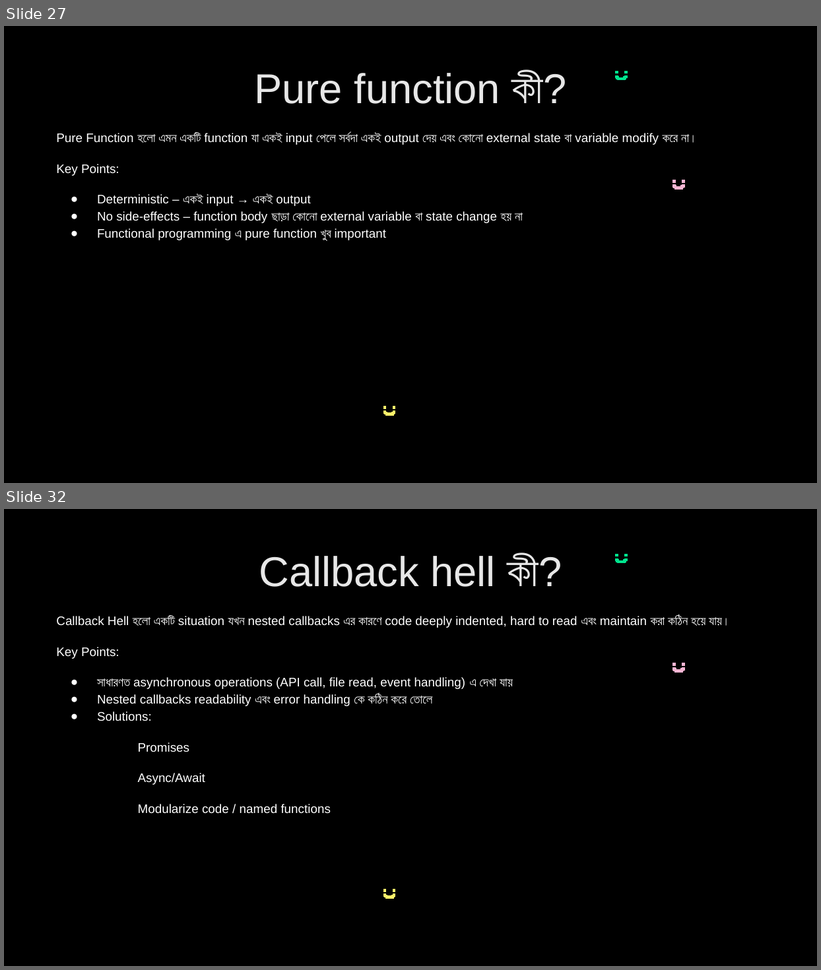
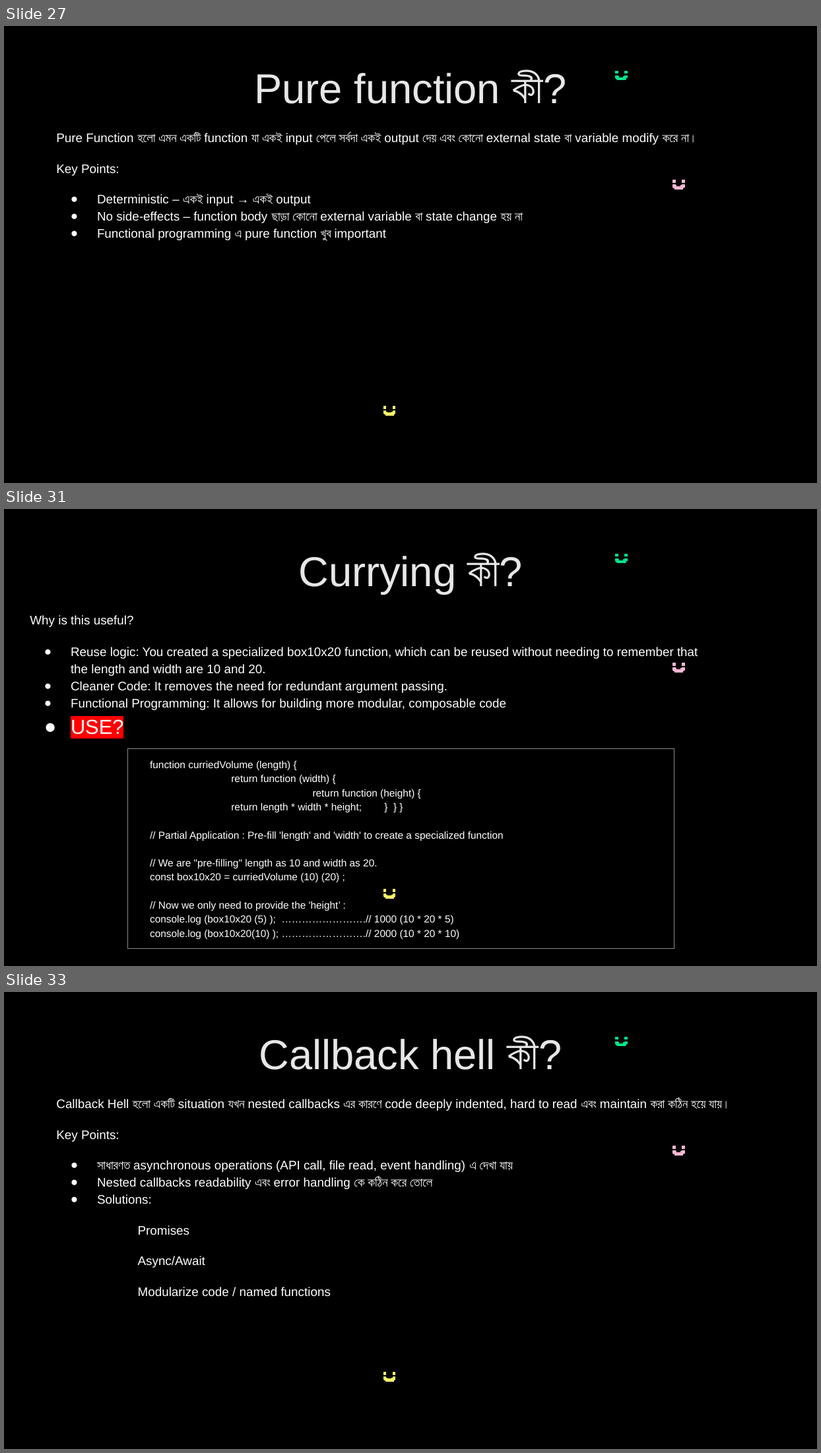
Before and after one commit to nabila-nuzhat/class-js, a slide deck: Interview Question JavaScript_HIGHLIGHTED.pptx. Shown one above the other, each under a label of ours: slides 27 and 32 before the commit, slides 27, 31 and 33 after it; the slides between them are not shown. The pictures are 821x970 and 821x1453 pixels, drawn with LibreOffice and Linux fonts; fonts in the diff are those of the drawing. Boxes give left, top, right and bottom in pixels: in the first picture for what was removed or moved away, otherwise in the second. Text is boxed around its words. In the diff, an @@ line names an element or a change of style, - is before the commit and + after.

```diff
--- a/Interview Question JavaScript_HIGHLIGHTED.pptx
+++ b/Interview Question JavaScript_HIGHLIGHTED.pptx
@@ slide 31 added at (x1=4, y1=509, x2=817, y2=966), background #000000; not listed: 21 template elements that a slide beside it also shows @@
@@ title added at (x1=298, y1=554, x2=523, y2=594), 37 pt, text #E7E7E7 @@
+Currying কী?
@@ text added at (x1=30, y1=615, x2=698, y2=735), 11 pt, text #FFFFFF @@
+Why is this useful?
+● Reuse logic: You created a specialized box10x20 function, which can be reused without needing to remember that the length and width are 10 and 20.
+● Cleaner Code: It removes the need for redundant argument passing.
+● Functional Programming: It allows for building more modular, composable code
+● USE?
@@ rectangle added at (x1=127, y1=749, x2=674, y2=950), outline #898989 0.75 pt, 9 pt, text #FFFFFF @@
+function curriedVolume (length) {
+return function (width) {
+return function (height) {
+return length * width * height; } } }
+// Partial Application : Pre-fill 'length' and 'width' to create a specialized function
+// We are "pre-filling" length as 10 and width as 20.
+const box10x20 = curriedVolume (10) (20) ;
+// Now we only need to provide the 'height’ :
+console.log (box10x20 (5) ); …………………….// 1000 (10 * 20 * 5)
+console.log (box10x20(10) ); …………………….// 2000 (10 * 20 * 10)
@@ what was slide 32 is now slide 33 @@
```
Also in this commit, not shown: 5 slides changed.
